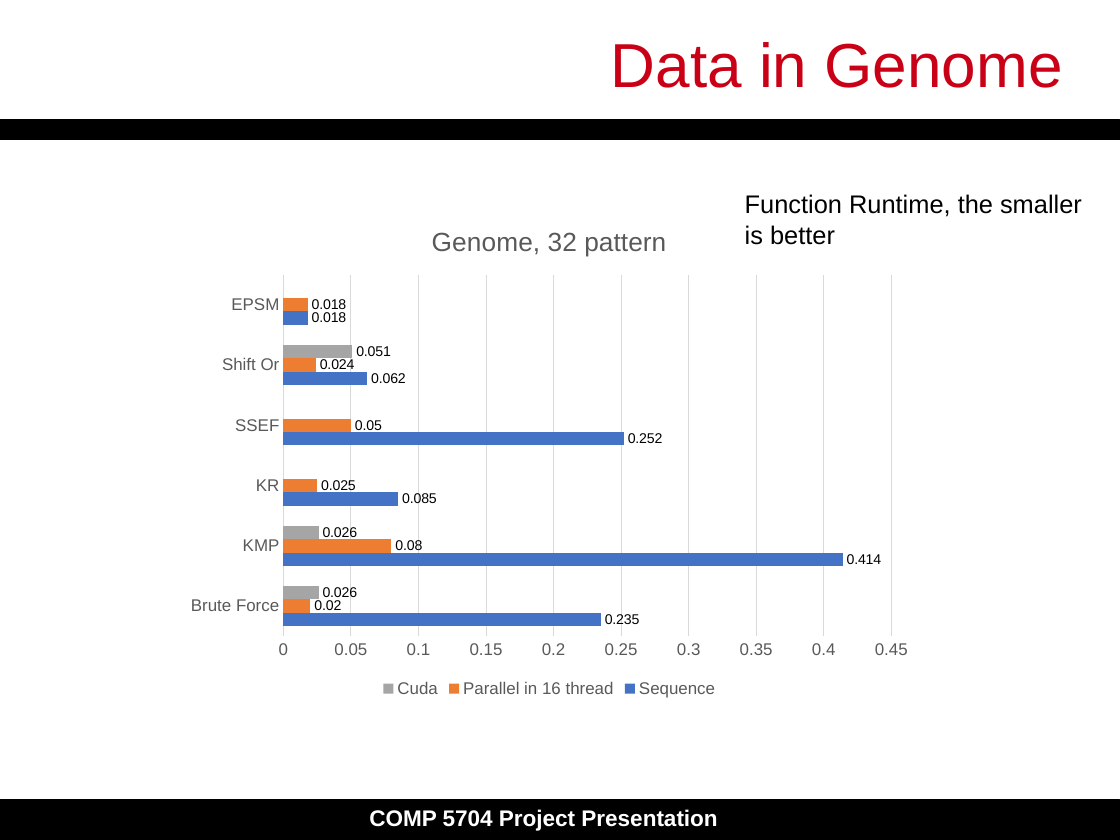
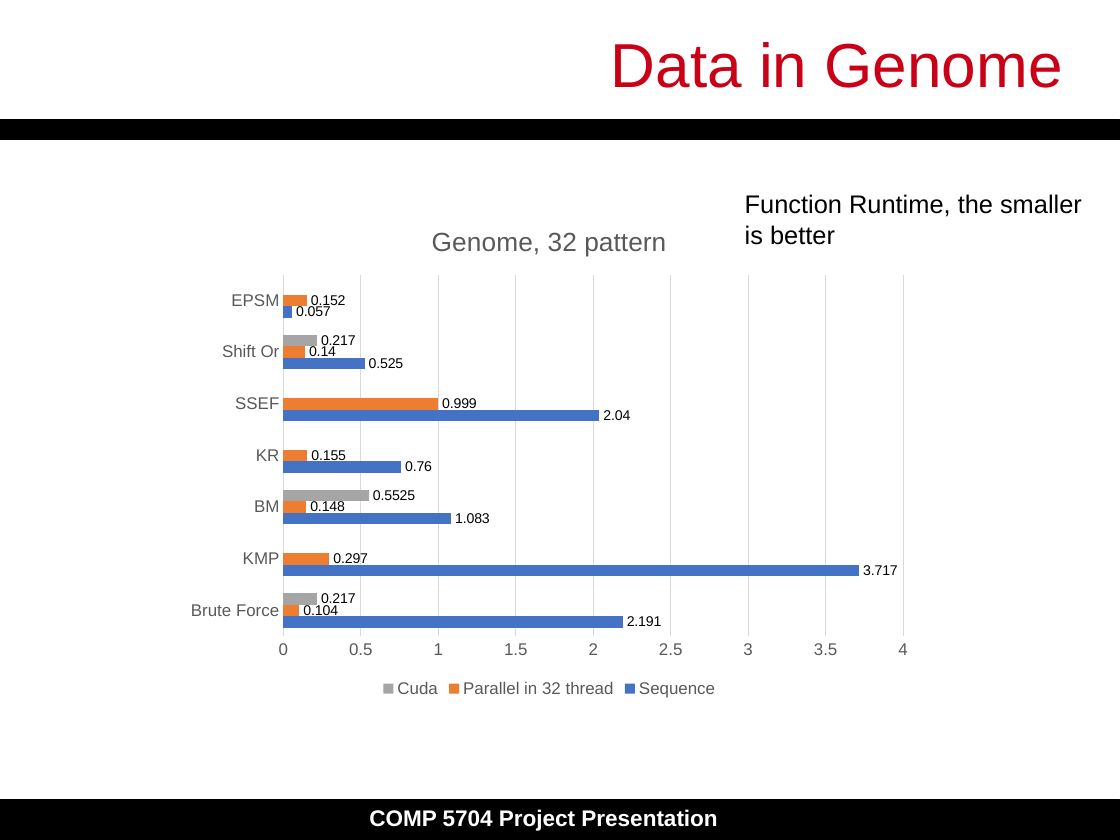
Before and after one commit to dengyull/COMP5704-project, a slide deck: slide 16 of Final_Presentation.pptx (slide 15 before the commit). Drawn at 1120x840 pixels with LibreOffice and Linux fonts; fonts in the diff are those of the drawing. Boxes give left, top, right and bottom in pixels: in the first picture for what was removed or moved away, otherwise in the second. Text is boxed around its words. In the diff, an @@ line names an element or a change of style, - is before the commit and + after.

```diff
--- a/Final_Presentation.pptx
+++ b/Final_Presentation.pptx
@@ bar chart at (176,204,923,702) @@
-categories: Brute Force, KMP, KR, SSEF, Shift Or, EPSM
+categories: Brute Force, KMP, BM, KR, SSEF, Shift Or, EPSM
-Sequence: 0.235, 0.414, 0.085, 0.252, 0.062, 0.018
+Sequence: 2.191, 3.717, 1.083, 0.76, 2.04, 0.525, 0.057
-Parallel in 16 thread: 0.02, 0.08, 0.025, 0.05, 0.024, 0.018
+Parallel in 32 thread: 0.104, 0.297, 0.148, 0.155, 0.999, 0.14, 0.152
-Cuda: 0.026, 0.026, -, -, 0.051, -
+Cuda: 0.217, -, 0.5525, -, -, 0.217, -
```
Also in this commit, not shown: 3 other slides changed, 6 slides added, 17 other files.
